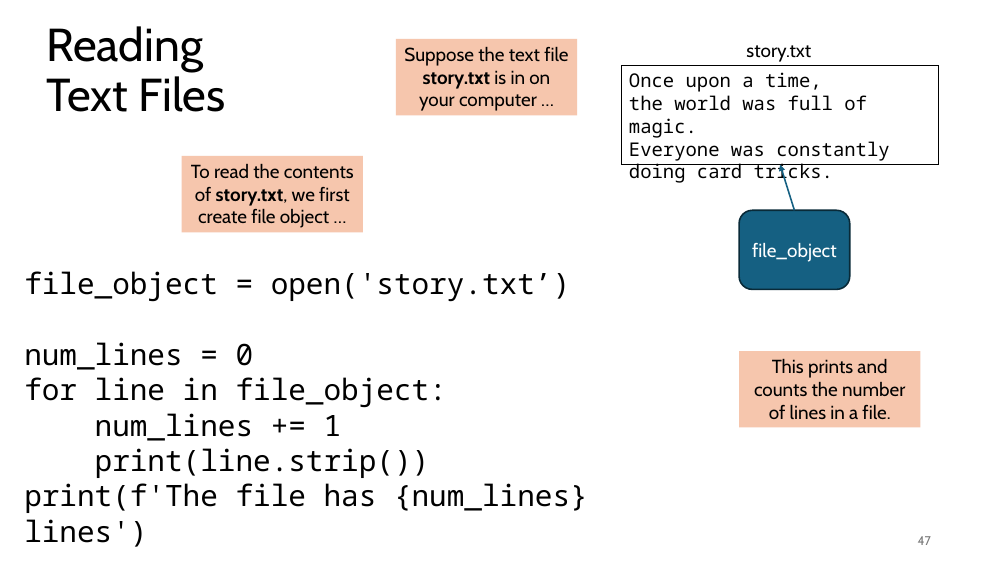
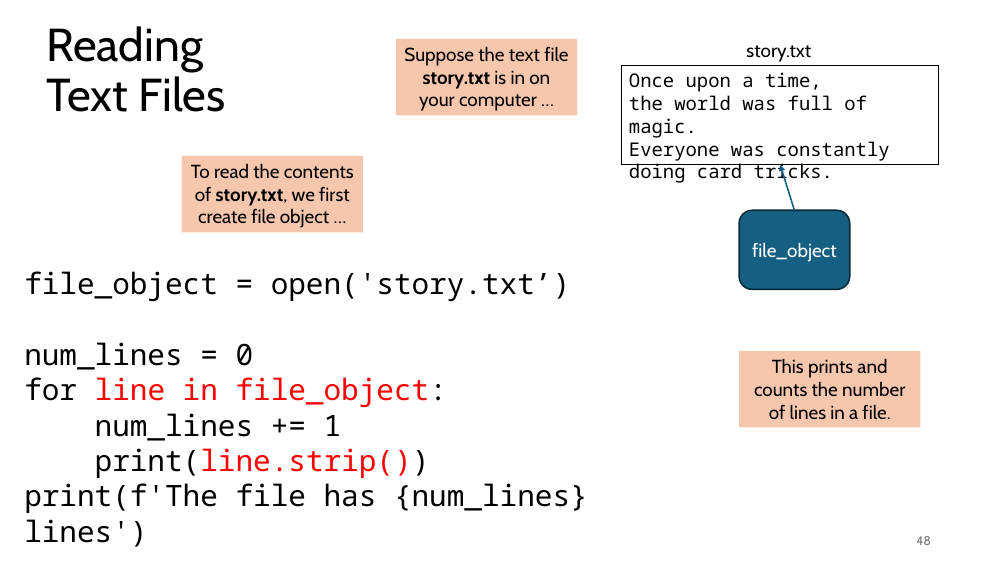
Before and after one commit to tjd1234/cmpt120fall2024, a slide deck: slide 48 of lecture_notes/chapter7/chapter7.pptx (slide 47 before the commit). Drawn at 1008x567 pixels with LibreOffice and Linux fonts; fonts in the diff are those of the drawing. Boxes give left, top, right and bottom in pixels: in the first picture for what was removed or moved away, otherwise in the second. Text is boxed around its words. In the diff, an @@ line names an element or a change of style, - is before the commit and + after.

```diff
--- a/lecture_notes/chapter7/chapter7.pptx
+++ b/lecture_notes/chapter7/chapter7.pptx
@@ text at (24, 342, 447, 478): text colour #000000 to #FF0000 in "line in file_object: print(line.strip())" @@
@@ page number at (916, 536, 931, 545): text changed @@
-47
+48
```
Also in this commit, not shown: 49 other slides changed, 15 slides added, 1 slide removed, 2 other files.
